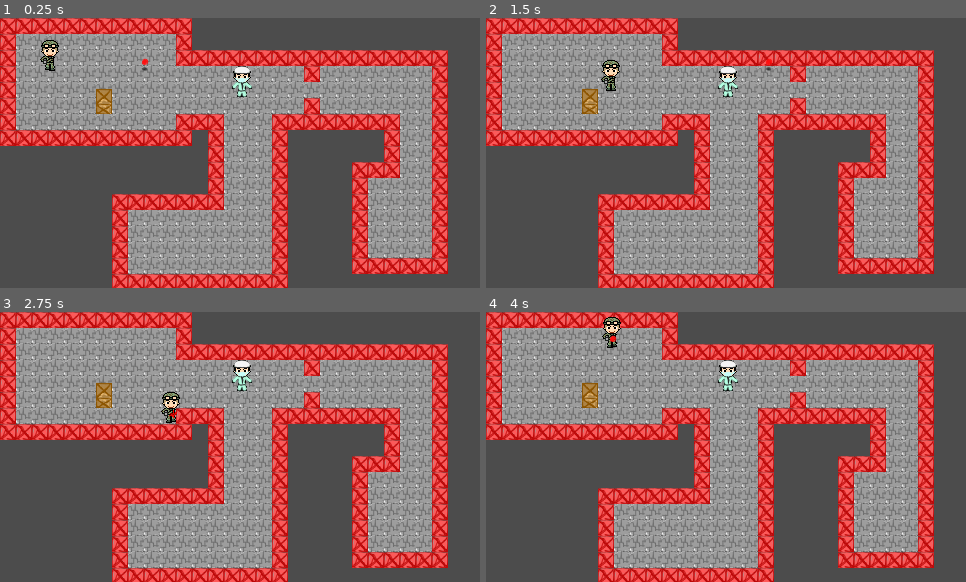
Above: before the commit, frames 1-4 (two rows, left to right).
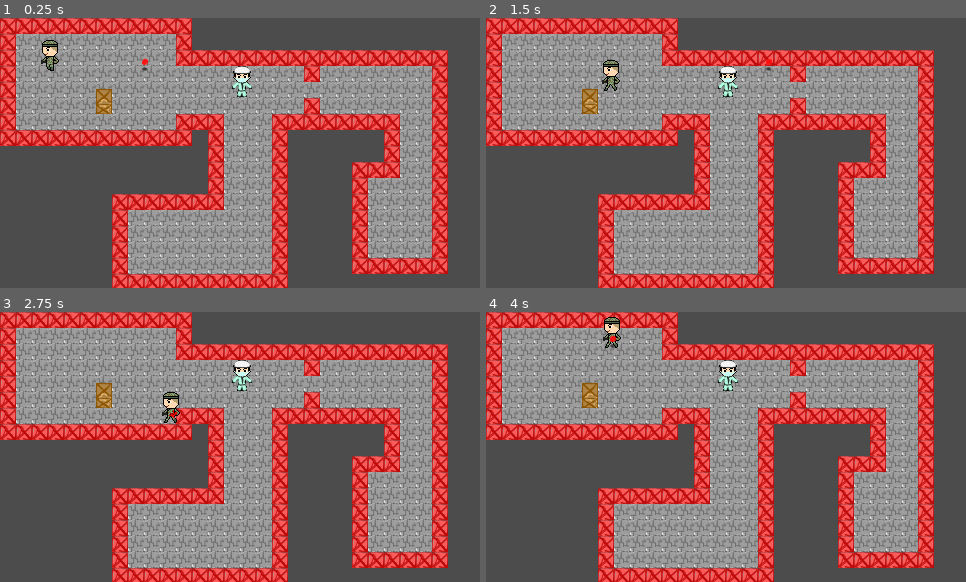
Above: after the commit, the same moments.

Repository: EnderGnar/outofcontrol-game
Game: Godot game, scene res://Scenes/World.tscn
Two runs of this game, one before a commit and one after it. Both use one fixed random seed, a clock stepped at 60 frames per second and the inputs below.
Inputs:
- Up to frame 1 (0.25 s): no input
- Up to frame 2 (1.5 s): hold D (move_right) 0.53-1.28 s; hold S (move_down) from 1.28 s (still down)
- Up to frame 3 (2.75 s): release S (move_down) at 2.03 s; hold D (move_right) from 2.03 s (still down)
- Up to frame 4 (4 s): release D (move_right) at 2.78 s; hold W (move_up) 2.78-3.53 s; hold A (move_left) from 3.53 s (still down)

The runs differ from the first frame. In frame 1, 0.2% of the frame differs, in the area x 8-13%, y 8-20%; in frame 2, 0.2%, in the area x 23-28%, y 15-28%; in frame 3, 0.2%; in frame 4, 0.2%.
Error after the commit: Invalid get index '0' (on base: 'Array'). (res://Scripts/Scientist.gd:14)

Commit message:
Animation Import

Diff:
--- a/Scenes/Player.tscn
+++ b/Scenes/Player.tscn
@@ -46,9 +46,116 @@
 [ext_resource path="res://Assets/Character/player/walking front/Frame023.png" type="Texture" id=44]
 [ext_resource path="res://Assets/Character/player/walking front/Frame015.png" type="Texture" id=45]
 [ext_resource path="res://Assets/Character/player/walking front/Frame044.png" type="Texture" id=46]
+[ext_resource path="res://Assets/Character/player/walking right/Frame042.png" type="Texture" id=47]
+[ext_resource path="res://Assets/Character/player/walking back/Frame003.png" type="Texture" id=48]
+[ext_resource path="res://Assets/Character/player/walking back/Frame004.png" type="Texture" id=49]
+[ext_resource path="res://Assets/Character/player/walking right/Frame001.png" type="Texture" id=50]
+[ext_resource path="res://Assets/Character/player/walking right/Frame002.png" type="Texture" id=51]
+[ext_resource path="res://Assets/Character/player/walking right/Frame003.png" type="Texture" id=52]
+[ext_resource path="res://Assets/Character/player/walking right/Frame004.png" type="Texture" id=53]
+[ext_resource path="res://Assets/Character/player/walking back/Frame001.png" type="Texture" id=54]
+[ext_resource path="res://Assets/Character/player/walking back/Frame002.png" type="Texture" id=55]
+[ext_resource path="res://Assets/Character/player/walking right/Frame033.png" type="Texture" id=56]
+[ext_resource path="res://Assets/Character/player/walking right/Frame011.png" type="Texture" id=57]
+[ext_resource path="res://Assets/Character/player/walking right/Frame016.png" type="Texture" id=58]
+[ext_resource path="res://Assets/Character/player/walking right/Frame027.png" type="Texture" id=59]
+[ext_resource path="res://Assets/Character/player/walking right/Frame014.png" type="Texture" id=60]
+[ext_resource path="res://Assets/Character/player/walking right/Frame021.png" type="Texture" id=61]
+[ext_resource path="res://Assets/Character/player/walking right/Frame028.png" type="Texture" id=62]
+[ext_resource path="res://Assets/Character/player/walking right/Frame029.png" type="Texture" id=63]
+[ext_resource path="res://Assets/Character/player/walking right/Frame008.png" type="Texture" id=64]
+[ext_resource path="res://Assets/Character/player/walking right/Frame012.png" type="Texture" id=65]
+[ext_resource path="res://Assets/Character/player/walking right/Frame005.png" type="Texture" id=66]
+[ext_resource path="res://Assets/Character/player/walking right/Frame009.png" type="Texture" id=67]
+[ext_resource path="res://Assets/Character/player/walking right/Frame017.png" type="Texture" id=68]
+[ext_resource path="res://Assets/Character/player/walking right/Frame022.png" type="Texture" id=69]
+[ext_resource path="res://Assets/Character/player/walking right/Frame030.png" type="Texture" id=70]
+[ext_resource path="res://Assets/Character/player/walking right/Frame032.png" type="Texture" id=71]
+[ext_resource path="res://Assets/Character/player/walking right/Frame034.png" type="Texture" id=72]
+[ext_resource path="res://Assets/Character/player/walking right/Frame010.png" type="Texture" id=73]
+[ext_resource path="res://Assets/Character/player/walking right/Frame018.png" type="Texture" id=74]
+[ext_resource path="res://Assets/Character/player/walking right/Frame035.png" type="Texture" id=75]
+[ext_resource path="res://Assets/Character/player/walking right/Frame023.png" type="Texture" id=76]
+[ext_resource path="res://Assets/Character/player/walking right/Frame036.png" type="Texture" id=77]
+[ext_resource path="res://Assets/Character/player/walking right/Frame019.png" type="Texture" id=78]
+[ext_resource path="res://Assets/Character/player/walking right/Frame020.png" type="Texture" id=79]
+[ext_resource path="res://Assets/Character/player/walking right/Frame013.png" type="Texture" id=80]
+[ext_resource path="res://Assets/Character/player/walking right/Frame006.png" type="Texture" id=81]
+[ext_resource path="res://Assets/Character/player/walking right/Frame007.png" type="Texture" id=82]
+[ext_resource path="res://Assets/Character/player/walking right/Frame015.png" type="Texture" id=83]
+[ext_resource path="res://Assets/Character/player/walking right/Frame024.png" type="Texture" id=84]
+[ext_resource path="res://Assets/Character/player/walking right/Frame025.png" type="Texture" id=85]
+[ext_resource path="res://Assets/Character/player/walking right/Frame026.png" type="Texture" id=86]
+[ext_resource path="res://Assets/Character/player/walking right/Frame031.png" type="Texture" id=87]
+[ext_resource path="res://Assets/Character/player/walking right/Frame038.png" type="Texture" id=88]
+[ext_resource path="res://Assets/Character/player/walking right/Frame037.png" type="Texture" id=89]
+[ext_resource path="res://Assets/Character/player/walking right/Frame040.png" type="Texture" id=90]
+[ext_resource path="res://Assets/Character/player/walking right/Frame039.png" type="Texture" id=91]
+[ext_resource path="res://Assets/Character/player/walking right/Frame041.png" type="Texture" id=92]
+[ext_resource path="res://Assets/Character/player/walking right/Frame043.png" type="Texture" id=93]
+[ext_resource path="res://Assets/Character/player/walking left/Frame042.png" type="Texture" id=94]
+[ext_resource path="res://Assets/Character/player/walking left/Frame040.png" type="Texture" id=95]
+[ext_resource path="res://Assets/Character/player/walking left/Frame044.png" type="Texture" id=96]
+[ext_resource path="res://Assets/Character/player/walking left/Frame043.png" type="Texture" id=97]
+[ext_resource path="res://Assets/Character/player/walking left/Frame039.png" type="Texture" id=98]
+[ext_resource path="res://Assets/Character/player/walking left/Frame041.png" type="Texture" id=99]
+[ext_resource path="res://Assets/Character/player/walking left/Frame018.png" type="Texture" id=100]
+[ext_resource path="res://Assets/Character/player/walking left/Frame031.png" type="Texture" id=101]
+[ext_resource path="res://Assets/Character/player/walking left/Frame001.png" type="Texture" id=102]
+[ext_resource path="res://Assets/Character/player/walking left/Frame017.png" type="Texture" id=103]
+[ext_resource path="res://Assets/Character/player/walking left/Frame002.png" type="Texture" id=104]
+[ext_resource path="res://Assets/Character/player/walking left/Frame009.png" type="Texture" id=105]
+[ext_resource path="res://Assets/Character/player/walking left/Frame022.png" type="Texture" id=106]
+[ext_resource path="res://Assets/Character/player/walking left/Frame008.png" type="Texture" id=107]
+[ext_resource path="res://Assets/Character/player/walking left/Frame015.png" type="Texture" id=108]
+[ext_resource path="res://Assets/Character/player/walking left/Frame010.png" type="Texture" id=109]
+[ext_resource path="res://Assets/Character/player/walking left/Frame007.png" type="Texture" id=110]
+[ext_resource path="res://Assets/Character/player/walking left/Frame024.png" type="Texture" id=111]
+[ext_resource path="res://Assets/Character/player/walking left/Frame026.png" type="Texture" id=112]
+[ext_resource path="res://Assets/Character/player/walking left/Frame013.png" type="Texture" id=113]
+[ext_resource path="res://Assets/Character/player/walking left/Frame014.png" type="Texture" id=114]
+[ext_resource path="res://Assets/Character/player/walking left/Frame016.png" type="Texture" id=115]
+[ext_resource path="res://Assets/Character/player/walking right/Frame044.png" type="Texture" id=116]
+[ext_resource path="res://Assets/Character/player/walking left/Frame019.png" type="Texture" id=117]
+[ext_resource path="res://Assets/Character/player/walking left/Frame021.png" type="Texture" id=118]
+[ext_resource path="res://Assets/Character/player/walking left/Frame023.png" type="Texture" id=119]
+[ext_resource path="res://Assets/Character/player/walking left/Frame005.png" type="Texture" id=120]
+[ext_resource path="res://Assets/Character/player/walking left/Frame020.png" type="Texture" id=121]
+[ext_resource path="res://Assets/Character/player/walking left/Frame025.png" type="Texture" id=122]
+[ext_resource path="res://Assets/Character/player/walking left/Frame027.png" type="Texture" id=123]
+[ext_resource path="res://Assets/Character/player/walking left/Frame006.png" type="Texture" id=124]
+[ext_resource path="res://Assets/Character/player/walking left/Frame011.png" type="Texture" id=125]
+[ext_resource path="res://Assets/Character/player/walking left/Frame003.png" type="Texture" id=126]
+[ext_resource path="res://Assets/Character/player/walking left/Frame004.png" type="Texture" id=127]
+[ext_resource path="res://Assets/Character/player/walking left/Frame028.png" type="Texture" id=128]
+[ext_resource path="res://Assets/Character/player/walking left/Frame029.png" type="Texture" id=129]
+[ext_resource path="res://Assets/Character/player/walking left/Frame012.png" type="Texture" id=130]
+[ext_resource path="res://Assets/Character/player/walking left/Frame030.png" type="Texture" id=131]
+[ext_resource path="res://Assets/Character/player/walking left/Frame035.png" type="Texture" id=132]
+[ext_resource path="res://Assets/Character/player/walking left/Frame038.png" type="Texture" id=133]
+[ext_resource path="res://Assets/Character/player/walking left/Frame033.png" type="Texture" id=134]
+[ext_resource path="res://Assets/Character/player/walking left/Frame036.png" type="Texture" id=135]
+[ext_resource path="res://Assets/Character/player/walking left/Frame037.png" type="Texture" id=136]
+[ext_resource path="res://Assets/Character/player/walking left/Frame034.png" type="Texture" id=137]
+[ext_resource path="res://Assets/Character/player/walking left/Frame032.png" type="Texture" id=138]
 
 [sub_resource type="SpriteFrames" id=1]
 animations = [ {
+"frames": [ ExtResource( 102 ), ExtResource( 104 ), ExtResource( 126 ), ExtResource( 127 ), ExtResource( 120 ), ExtResource( 124 ), ExtResource( 110 ), ExtResource( 107 ), ExtResource( 105 ), ExtResource( 109 ), ExtResource( 125 ), ExtResource( 130 ), ExtResource( 113 ), ExtResource( 114 ), ExtResource( 108 ), ExtResource( 115 ), ExtResource( 103 ), ExtResource( 100 ), ExtResource( 117 ), ExtResource( 121 ), ExtResource( 118 ), ExtResource( 106 ), ExtResource( 119 ), ExtResource( 111 ), ExtResource( 122 ), ExtResource( 112 ), ExtResource( 123 ), ExtResource( 128 ), ExtResource( 129 ), ExtResource( 131 ), ExtResource( 101 ), ExtResource( 138 ), ExtResource( 134 ), ExtResource( 137 ), ExtResource( 132 ), ExtResource( 135 ), ExtResource( 136 ), ExtResource( 133 ), ExtResource( 98 ), ExtResource( 95 ), ExtResource( 99 ), ExtResource( 94 ), ExtResource( 97 ), ExtResource( 96 ) ],
+"loop": true,
+"name": "left",
+"speed": 3.5
+}, {
+"frames": [ ExtResource( 50 ), ExtResource( 51 ), ExtResource( 52 ), ExtResource( 53 ), ExtResource( 66 ), ExtResource( 81 ), ExtResource( 82 ), ExtResource( 64 ), ExtResource( 67 ), ExtResource( 73 ), ExtResource( 57 ), ExtResource( 65 ), ExtResource( 80 ), ExtResource( 60 ), ExtResource( 83 ), ExtResource( 58 ), ExtResource( 68 ), ExtResource( 74 ), ExtResource( 78 ), ExtResource( 79 ), ExtResource( 61 ), ExtResource( 69 ), ExtResource( 76 ), ExtResource( 84 ), ExtResource( 85 ), ExtResource( 86 ), ExtResource( 59 ), ExtResource( 62 ), ExtResource( 63 ), ExtResource( 70 ), ExtResource( 87 ), ExtResource( 71 ), ExtResource( 56 ), ExtResource( 72 ), ExtResource( 75 ), ExtResource( 77 ), ExtResource( 89 ), ExtResource( 88 ), ExtResource( 91 ), ExtResource( 90 ), ExtResource( 92 ), ExtResource( 47 ), ExtResource( 93 ), ExtResource( 116 ) ],
+"loop": true,
+"name": "right",
+"speed": 3.5
+}, {
+"frames": [ ExtResource( 54 ), ExtResource( 55 ), ExtResource( 48 ), ExtResource( 49 ) ],
+"loop": true,
+"name": "up",
+"speed": 7.0
+}, {
 "frames": [ ExtResource( 1 ), ExtResource( 10 ), ExtResource( 13 ), ExtResource( 12 ), ExtResource( 3 ), ExtResource( 5 …(723 unchanged characters)…
 "loop": true,
 "name": "down",
@@ -67,7 +174,7 @@
 [node name="Animation" type="AnimatedSprite" parent="."]
 position = Vector2( 0, -12.8216 )
 frames = SubResource( 1 )
-animation = "down"
+animation = "left"
 
 [node name="CollisionShape2D" type="CollisionShape2D" parent="."]
 position = Vector2( 0, 0.00944281 )
--- a/Scenes/Scientist.tscn
+++ b/Scenes/Scientist.tscn
@@ -19,6 +19,7 @@
 collision_layer = 4
 collision_mask = 4
 script = ExtResource( 2 )
+Waypoints = [  ]
 
 [node name="Animation" type="AnimatedSprite" parent="."]
 position = Vector2( 0, -12.8216 )
Binary file removed: Assets/Character/player/soldier back without gun.png
Not shown, removed: Assets/Character/player/soldier back without gun.png.import
Binary file removed: Assets/Character/player/soldier front without gun.png
Not shown, removed: Assets/Character/player/soldier front without gun.png.import
Renamed: pixelart/walking back/Frame001.png -> Assets/Character/player/walking back/Frame001.png
Not shown, added: Assets/Character/player/walking back/Frame001.png.import
Renamed: pixelart/walking back/Frame002.png -> Assets/Character/player/walking back/Frame002.png
Not shown, added: Assets/Character/player/walking back/Frame002.png.import
Renamed: pixelart/walking back/Frame003.png -> Assets/Character/player/walking back/Frame003.png
Not shown, added: Assets/Character/player/walking back/Frame003.png.import
Renamed: pixelart/walking back/Frame004.png -> Assets/Character/player/walking back/Frame004.png
Not shown, added: Assets/Character/player/walking back/Frame004.png.import
(and 177 more such lines)
